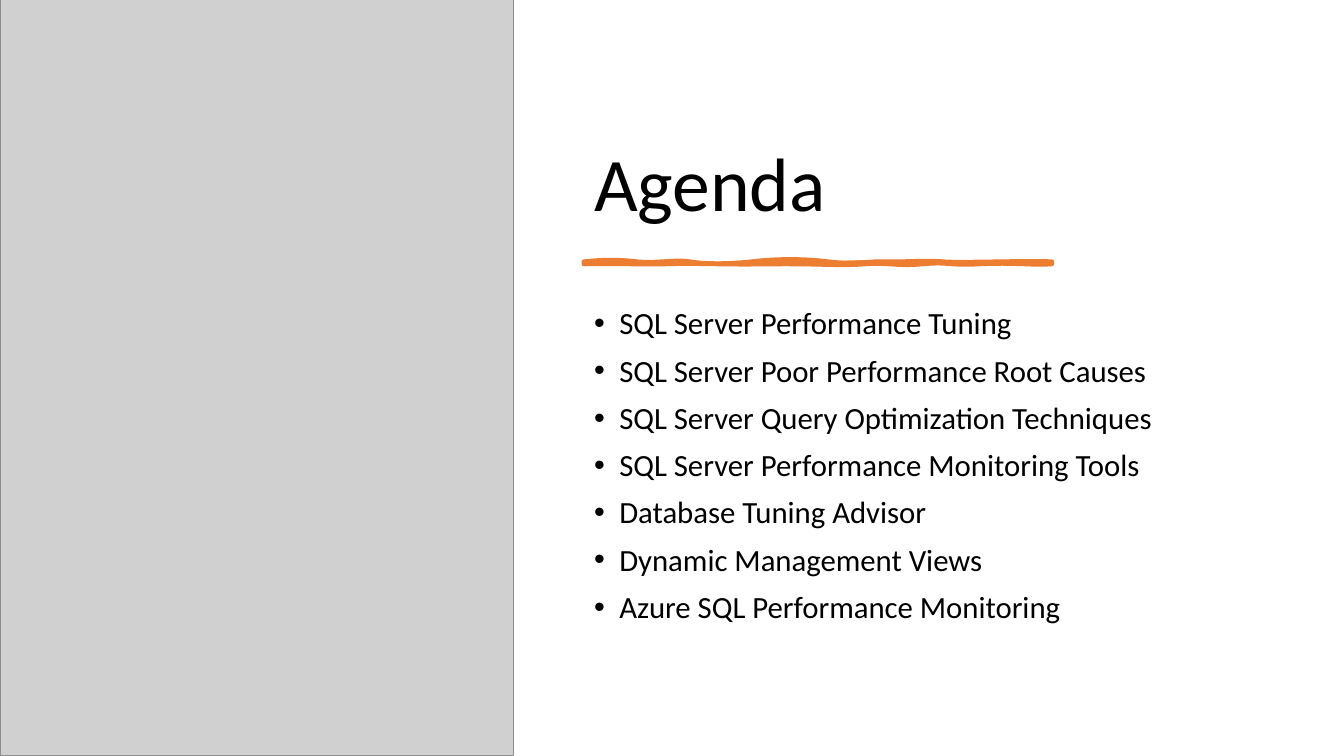
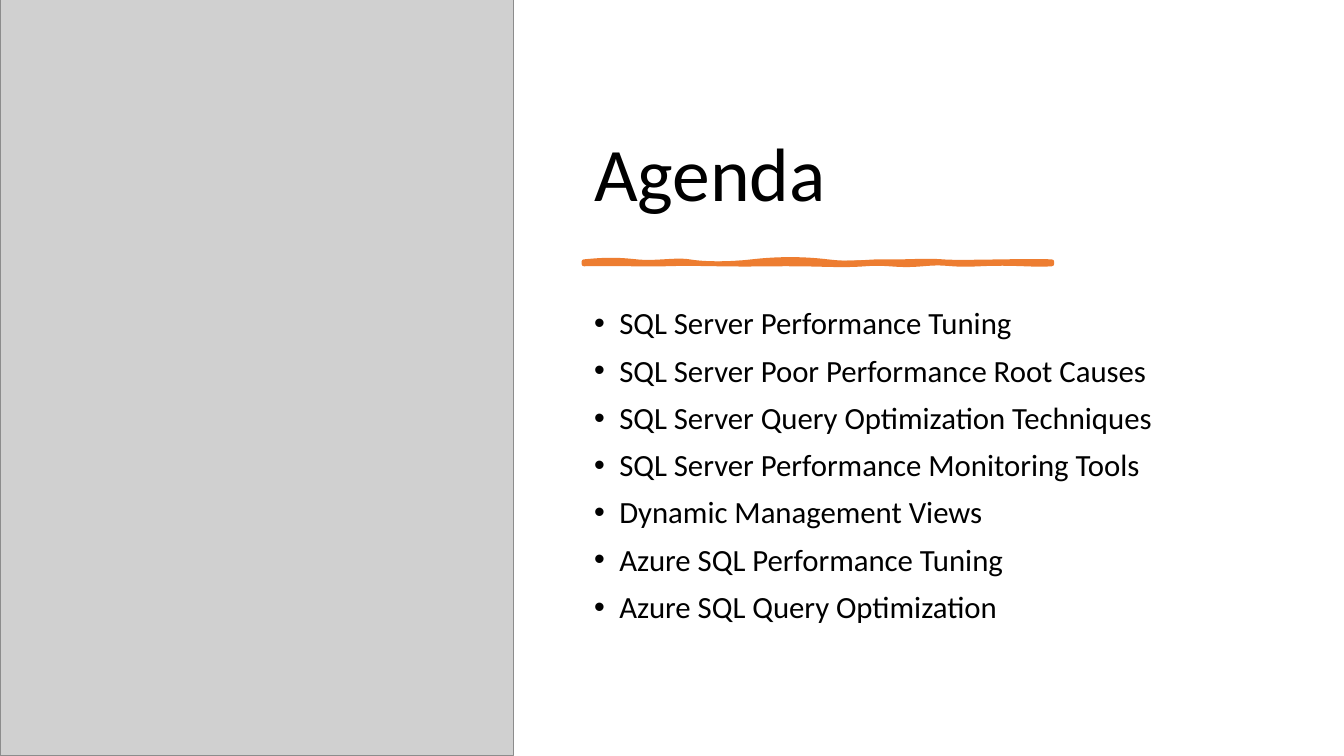
Before and after one commit to imcuteani/SQL_Server_Azure_Data_Engineering, a slide deck: slide 2 of Decks/day-8/SQL Server Administration & Azure Data Engineering-day-8.pptx. Drawn at 1344x756 pixels with LibreOffice and Linux fonts; fonts in the diff are those of the drawing; grey boxes stand for pictures. Boxes give left, top, right and bottom in pixels: in the first picture for what was removed or moved away, otherwise in the second. Text is boxed around its words. In the diff, an @@ line names an element or a change of style, - is before the commit and + after.

```diff
--- a/Decks/day-8/SQL Server Administration & Azure Data Engineering-day-8.pptx
+++ b/Decks/day-8/SQL Server Administration & Azure Data Engineering-day-8.pptx
@@ title "Agenda": place and size @@
-title "Agenda" at bbox=[594, 158, 826, 224]
+title "Agenda" at bbox=[594, 148, 826, 214]
@@ text at bbox=[619, 501, 926, 529]: paragraph removed @@
-• Database Tuning Advisor
@@ text at bbox=[619, 550, 1003, 623]: text changed @@
-• Azure SQL Performance Monitoring
+• Azure SQL Performance Tuning
+• Azure SQL Query Optimization
```
Also in this commit, not shown: 3 other slides changed, 2 slides added, 6 other files.
